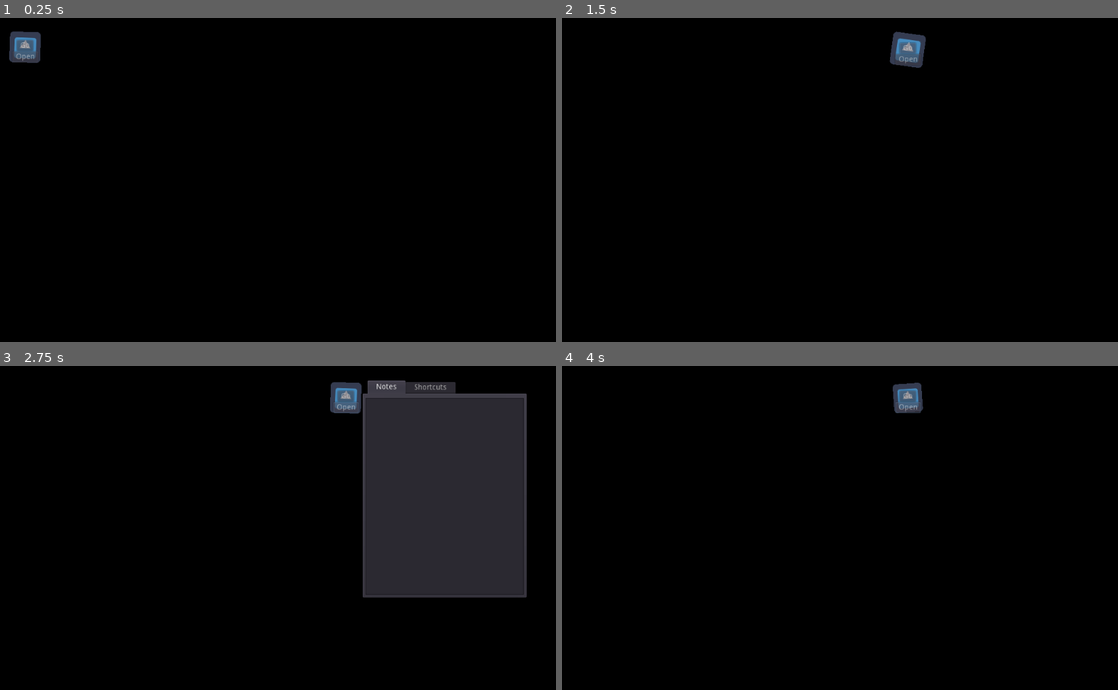
Above: before the commit, frames 1-4 (two rows, left to right).
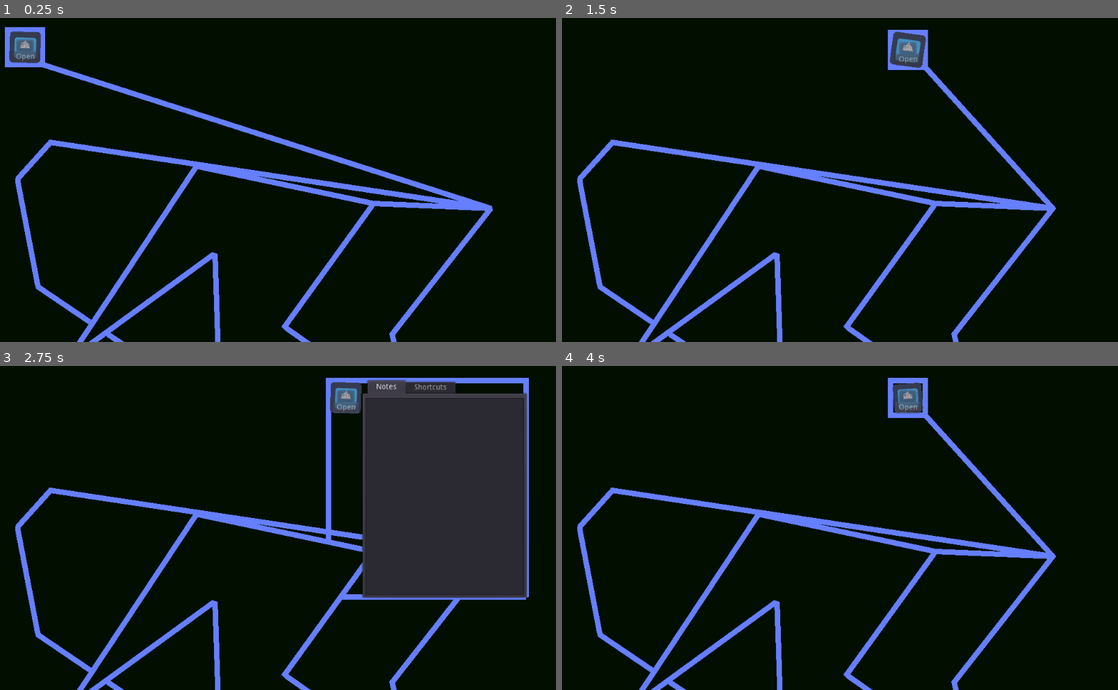
Above: after the commit, the same moments.

Repository: ASecondGuy/DesktopPet
Game: Godot game, scene res://Root.tscn
Same seed, same stepped clock (60 frames per second), same inputs: the game is played once before the commit and once after it. The engine's default icon, where the game draws it, is replaced by a stand-in: a white triangle on a blue panel in a dark square.
Inputs (mouse positions are in pixels of both pictures, inside the frame that each line leads up to):
- Up to frame 1 (0.25 s): no input
- Up to frame 2 (1.5 s): click "Go" at 0.5 s; click "Go" at 1.25 s
- Up to frame 3 (2.75 s): click "Open" at 2 s
- Up to frame 4 (4 s): click (1006, 495) at 2.77 s; type "12" at 2.85 s; click "Open" at 3.5 s

The runs differ from the first frame. In frame 1, 7.5% of the frame differs, in the area x 0-89%, y 2-100%; in frame 2, 6.6%; in frame 3, 6.4%; in frame 4, 6.7%.

Commit message:
new experimental region system

Diff:
--- a/Root.gd
+++ b/Root.gd
@@ -4,11 +4,13 @@
 var window_rect := Rect2()
 var check_mous_outside := false
 
+onready var line := $"debugdraw/Line2D"
 
 
 func _ready():
 	Engine.target_fps = 30
 	OS.window_position = Vector2()
+	OS.current_screen = 1
 	OS.window_size = OS.get_screen_size()-Vector2(0, 1)
 	window_rect = Rect2(OS.window_position, OS.window_size)
 	get_viewport().transparent_bg = true
@@ -17,9 +19,10 @@
 
 
 func update_pet_area(r:=window_rect, scale:=Vector2.ONE):
-	if Engine.get_frames_drawn()%20<1 and check_mous_outside:
-		OS.set_window_mouse_passthrough([])
-		return
+#	if Engine.get_frames_drawn()%20<1 and check_mous_outside:
+#	OS.set_window_mouse_passthrough([])
+
+#		return
 
 
 	var points := []
@@ -31,5 +34,51 @@
 	points.push_back(r.position+r.size)
 	points.push_back(Vector2(r.position.x, r.position.y+r.size.y))
 
+	var polygons = [points.duplicate()]
+	for c in $paths.get_children():
+		polygons.push_back(c.curve.get_baked_points())
 
-	OS.set_window_mouse_passthrough(PoolVector2Array(points))
+	points.clear()
+	print("")
+	while true:
+		for i in range(polygons.size()):
+			var p1 = polygons[i]
+			if p1 == null: continue
+			for i2 in range(i, polygons.size()):
+				print(i, i2)
+				var p2 = polygons[i2]
+				if p2 == null: continue
+
+				if _polygons_intesect(p1, p2):
+					var result = Geometry.merge_polygons_2d(p1, p2)
+					polygons[i] = result[0]
+					p2 = null
+
+		while polygons.has(null):
+			polygons.remove(polygons.find_last(null))
+
+		var loop_finished := true
+		for i in range(polygons.size()):
+			for i2 in range(i, polygons.size()):
+				if i == i2: continue
+				if !_polygons_intesect(polygons[i], polygons[i2]):
+					loop_finished = false
+
+		if loop_finished: break
+		break
+
+	for poly in polygons:
+		for p in poly:
+			points.push_back(p)
+		points.push_back(poly[0])
+
+	line.clear_points()
+	for p in points:
+		line.add_point(p)
+
+#	OS.call_deferred("set_window_mouse_passthrough", PoolVector2Array(points))
+
+
+func _polygons_intesect(p1, p2)->bool:
+#	prints("Inter:", Geometry.intersect_polygons_2d(p1, p2).size())
+	return Geometry.intersect_polygons_2d(p1, p2).size() > 0
--- a/Root.tscn
+++ b/Root.tscn
@@ -1,13 +1,35 @@
-[gd_scene load_steps=3 format=2]
+[gd_scene load_steps=6 format=2]
 
 [ext_resource path="res://Root.gd" type="Script" id=1]
 [ext_resource path="res://Pet/Pet.tscn" type="PackedScene" id=2]
 
+[sub_resource type="GDScript" id=1]
+script/source = "extends Label
+
+onready var line := $\"../../Line2D\"
+
+
+func _process(delta):
+	pass
+#	text = str(line.points)
+"
+
+[sub_resource type="Curve2D" id=2]
+_data = {
+"points": PoolVector2Array( 0, 0, 0, 0, 904, 352, 0, 0, 0, 0, 722, 585, 0, 0, 0, 0, 763, 740, 0, 0, 0, 0, 581, 719, 0, 0, 0, 0, 496, 787, 0, 0, 0, 0, 70, 497, 0, 0, 0, 0, 32, 298, 0, 0, 0, 0, 93, 230 )
+}
+
+[sub_resource type="Curve2D" id=3]
+_data = {
+"points": PoolVector2Array( 0, 0, 0, 0, 688, 343, 0, 0, 0, 0, 524, 571, 0, 0, 0, 0, 763, 740, 0, 0, 0, 0, 634, 852, 0, 0, 0, 0, 412, 930, 0, 0, 0, 0, 396, 435, 0, 0, 0, 0, 125, 633, 0, 0, 0, 0, 362, 274 )
+}
+
 [node name="Root" type="Node"]
 script = ExtResource( 1 )
 
-[node name="ColorRect" type="ColorRect" parent="."]
-visible = false
+[node name="debugdraw" type="Node2D" parent="."]
+
+[node name="ColorRect" type="ColorRect" parent="debugdraw"]
 margin_left = -2148.0
 margin_top = -1284.0
 margin_right = 3368.0
@@ -17,4 +39,25 @@
 "_edit_use_anchors_": false
 }
 
+[node name="Line2D" type="Line2D" parent="debugdraw"]
+points = PoolVector2Array( 100, 0, 100, 100 )
+
 [node name="Pet" parent="." instance=ExtResource( 2 )]
+
+[node name="Label" type="Label" parent="Pet"]
+margin_top = 42.0
+margin_right = 40.0
+margin_bottom = 56.0
+script = SubResource( 1 )
+__meta__ = {
+"_edit_use_anchors_": false
+}
+
+[node name="paths" type="Node" parent="."]
+
+[node name="Path2D" type="Path2D" parent="paths"]
+curve = SubResource( 2 )
+
+[node name="Path2D2" type="Path2D" parent="paths"]
+position = Vector2( 483, -202 )
+curve = SubResource( 3 )
